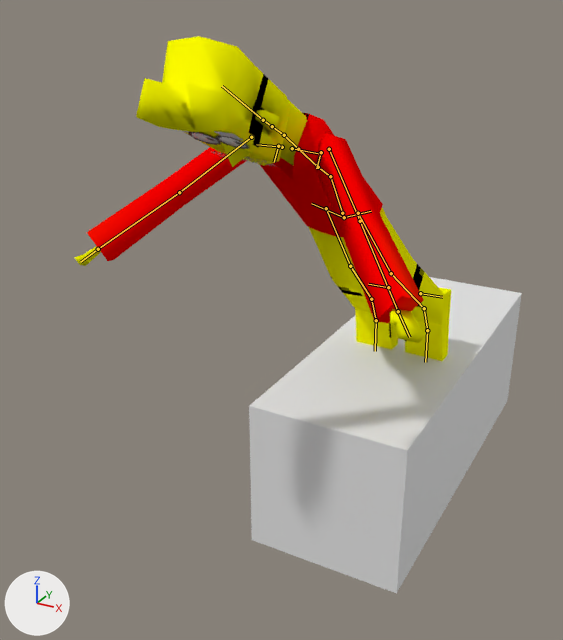
Before and after pictures for a commit that changed the Blender file animations/chime/ali chimes-occonly.blend.
One viewpoint serves both versions: a 50 mm lens placed at (3.27, -9.08, 1.71), pointed at (-0.82, -1.64, -2.01). The axes (+X, +Y, +Z) are drawn at lower left. The lights are the same throughout. The older version comes first. Both versions are drawn at frame 3080 of the action 'metarigAction-loop'; the numbers are the values there. The bones that bend it are drawn over the model as lines.
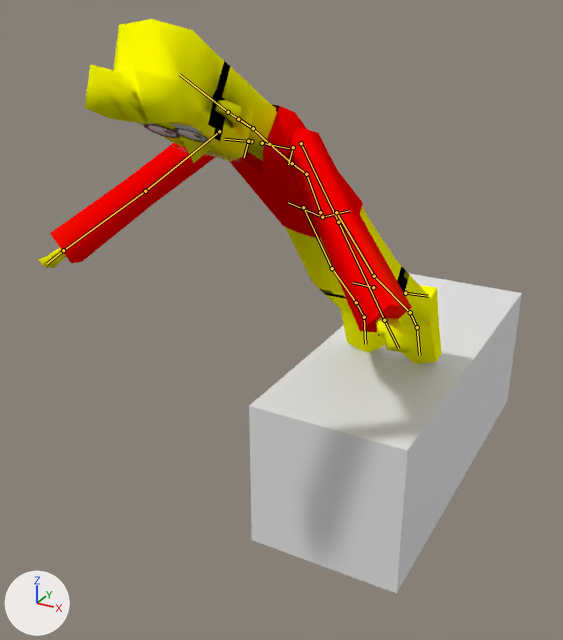
Location of each change, [x1, y1, x2, y2] in pixels of the pictures (563 x 640 px):
'Cube', posed (7% wider, 6% taller)
    before: [75, 36, 451, 361]
    after: [38, 19, 441, 364]
'Plane', posed (6% wider)
    before: [188, 131, 250, 149]
    after: [144, 124, 210, 143]
'Plane.003', posed
    before: [212, 151, 281, 168]
    after: [170, 145, 243, 163]
'Plane.001', posed (not visible before)
    after: [136, 122, 155, 125]
bone 'spine', root to tip
    before: (342, 213) to (330, 176)
    after: (320, 212) to (306, 174)
bone 'upper_arm.L', root to tip
    before: (329, 149) to (360, 221)
    after: (301, 143) to (338, 222)
bone 'upper_arm.R', root to tip
    before: (251, 137) to (179, 192)
    after: (219, 131) to (145, 191)
bone 'foot.L', root to tip
    before: (424, 308) to (427, 330)
    after: (410, 312) to (417, 327)
bone 'foot.R', root to tip
    before: (371, 299) to (376, 320)
    after: (356, 302) to (364, 317)

What the commit changed:
Bone 'spine' (bone_spine) moves from (-0.023, -0.009, 0.906) to (-0.027, 0.034, 1.095).
Bone 'upper_arm.L' (bone_upper_arm_l) turns from (72, -39, -47) to (69, -39, -50) degrees about its own x, y and z.
Bone 'upper_arm.R' (bone_upper_arm_r) turns from (72, 34, 45) to (69, 34, 50) degrees about its own x, y and z.
Bone 'foot.L' (bone_foot_l) moves from (-0.001, 0.006, -0.004) to (-0.001, 0.005, -0.012).
Bone 'foot.L' (bone_foot_l) turns from (36, 3, 0) to (53, 1, -1) degrees about its own x, y and z.
Bone 'foot.R' (bone_foot_r) moves from (0.001, -0.006, 0.004) to (0.001, -0.005, 0.012).
Bone 'foot.R' (bone_foot_r) turns from (36, 3, 0) to (53, 3, 3) degrees about its own x, y and z.
